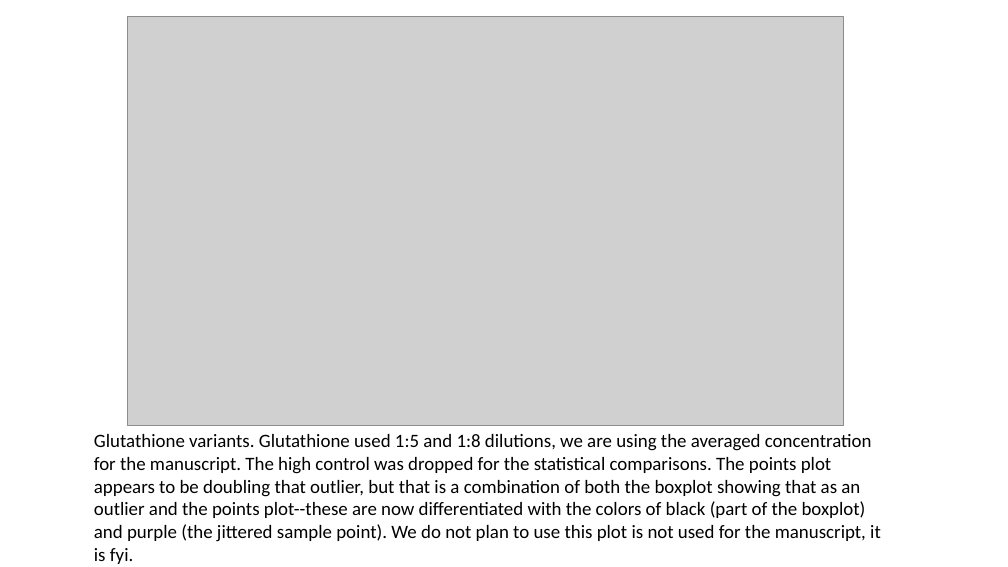
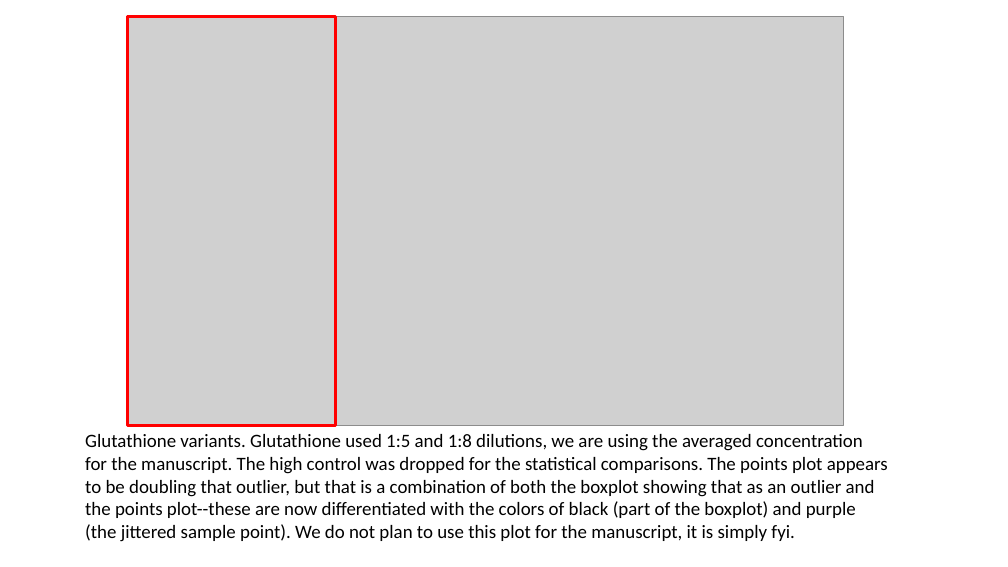
Before and after one commit to amphibian-exeff/vanmeter_salamander_exposures, a slide deck: slide 6 of pptx/vanmeter_salamander_exposures.pptx. Drawn at 1008x567 pixels with LibreOffice and Linux fonts; fonts in the diff are those of the drawing; grey boxes stand for pictures. Boxes give left, top, right and bottom in pixels: in the first picture for what was removed or moved away, otherwise in the second. Text is boxed around its words. In the diff, an @@ line names an element or a change of style, - is before the commit and + after.

Commit message:
gsh swab outliers and tests

```diff
--- a/pptx/vanmeter_salamander_exposures.pptx
+++ b/pptx/vanmeter_salamander_exposures.pptx
@@ rectangle added at [128, 16, 335, 425], outline #FF0000 3 pt @@
@@ text at [85, 434, 888, 542]: text changed @@
-Glutathione variants. Glutathione used 1:5 and 1:8 dilutions, we are using the averaged concentration for the manuscript. The high control was dropped for the statistical comparisons. The points plot appears to be doubling that outlier, but that is a combination of both the boxplot showing that as an outlier and the points plot--these are now differentiated with the colors of black (part of the boxplot) and purple (the jittered sample point). We do not plan to use this plot is not used for the manuscript, it is fyi.
+Glutathione variants. Glutathione used 1:5 and 1:8 dilutions, we are using the averaged concentration for the manuscript. The high control was dropped for the statistical comparisons. The points plot appears to be doubling that outlier, but that is a combination of both the boxplot showing that as an outlier and the points plot--these are now differentiated with the colors of black (part of the boxplot) and purple (the jittered sample point). We do not plan to use this plot for the manuscript, it is simply fyi.
```
Also in this commit, not shown: 4 other slides changed, 2 slides added, 2 other files.
